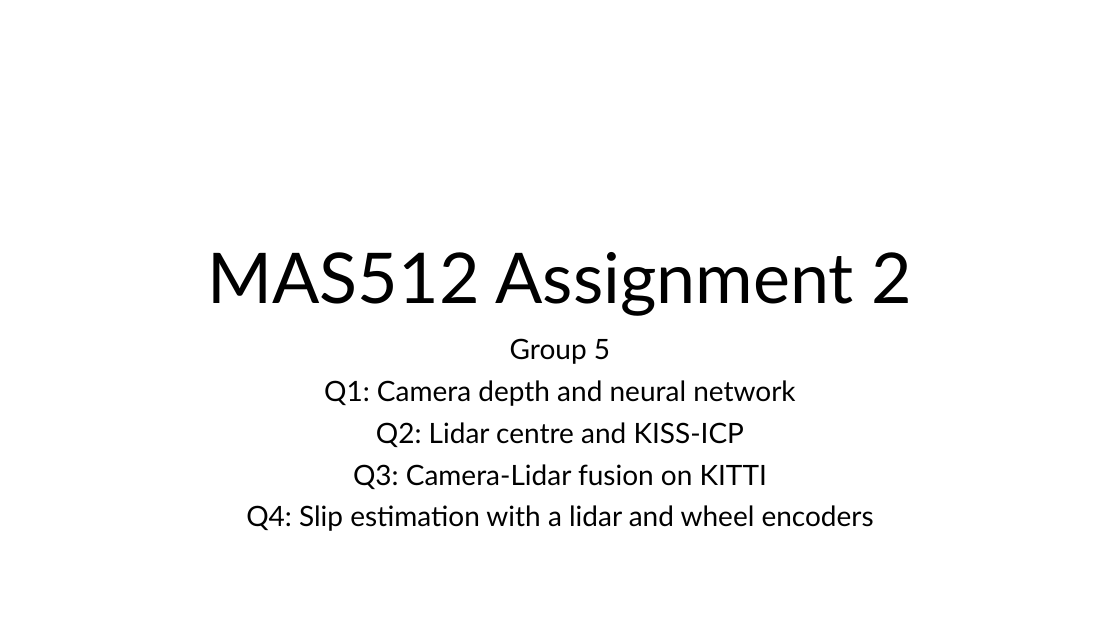
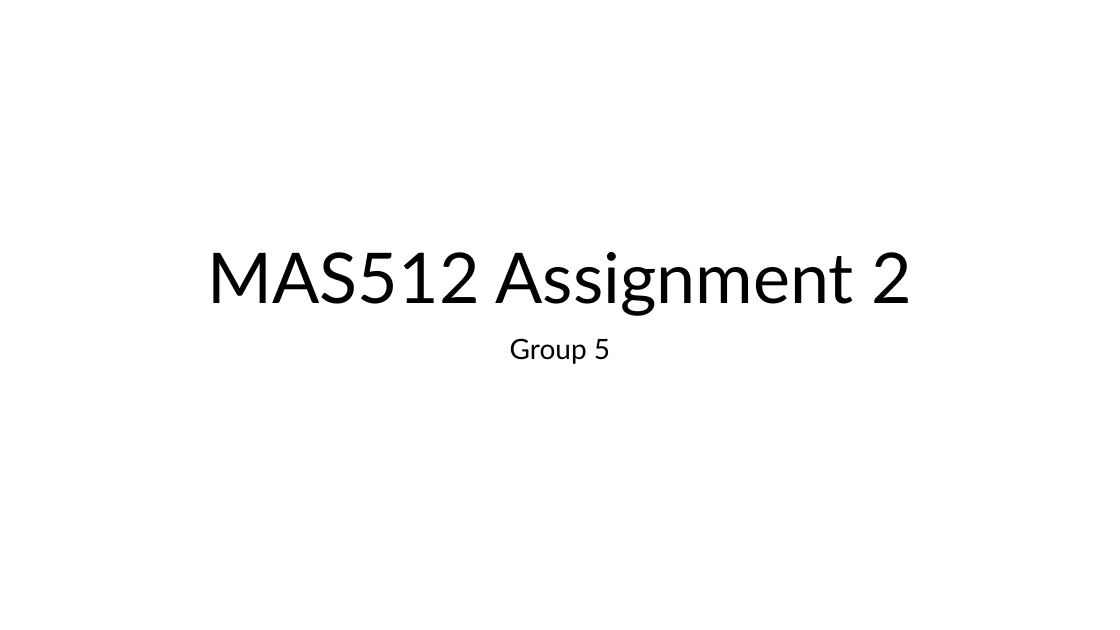
Before and after one commit to AreGundersen/MAS512, a slide deck: slide 1 of Assignment 2/MAS512_assignment2_gr5.pptx. Drawn at 1120x630 pixels with LibreOffice and Linux fonts; fonts in the diff are those of the drawing. Boxes give left, top, right and bottom in pixels: in the first picture for what was removed or moved away, otherwise in the second. Text is boxed around its words. In the diff, an @@ line names an element or a change of style, - is before the commit and + after.

```diff
--- a/Assignment 2/MAS512_assignment2_gr5.pptx
+++ b/Assignment 2/MAS512_assignment2_gr5.pptx
@@ subtitle at (246, 380, 874, 531): paragraphs removed @@
-Q1: Camera depth and neural network
-Q2: Lidar centre and KISS-ICP
-Q3: Camera-Lidar fusion on KITTI
-Q4: Slip estimation with a lidar and wheel encoders
```
Also in this commit, not shown: 4 other slides changed.
